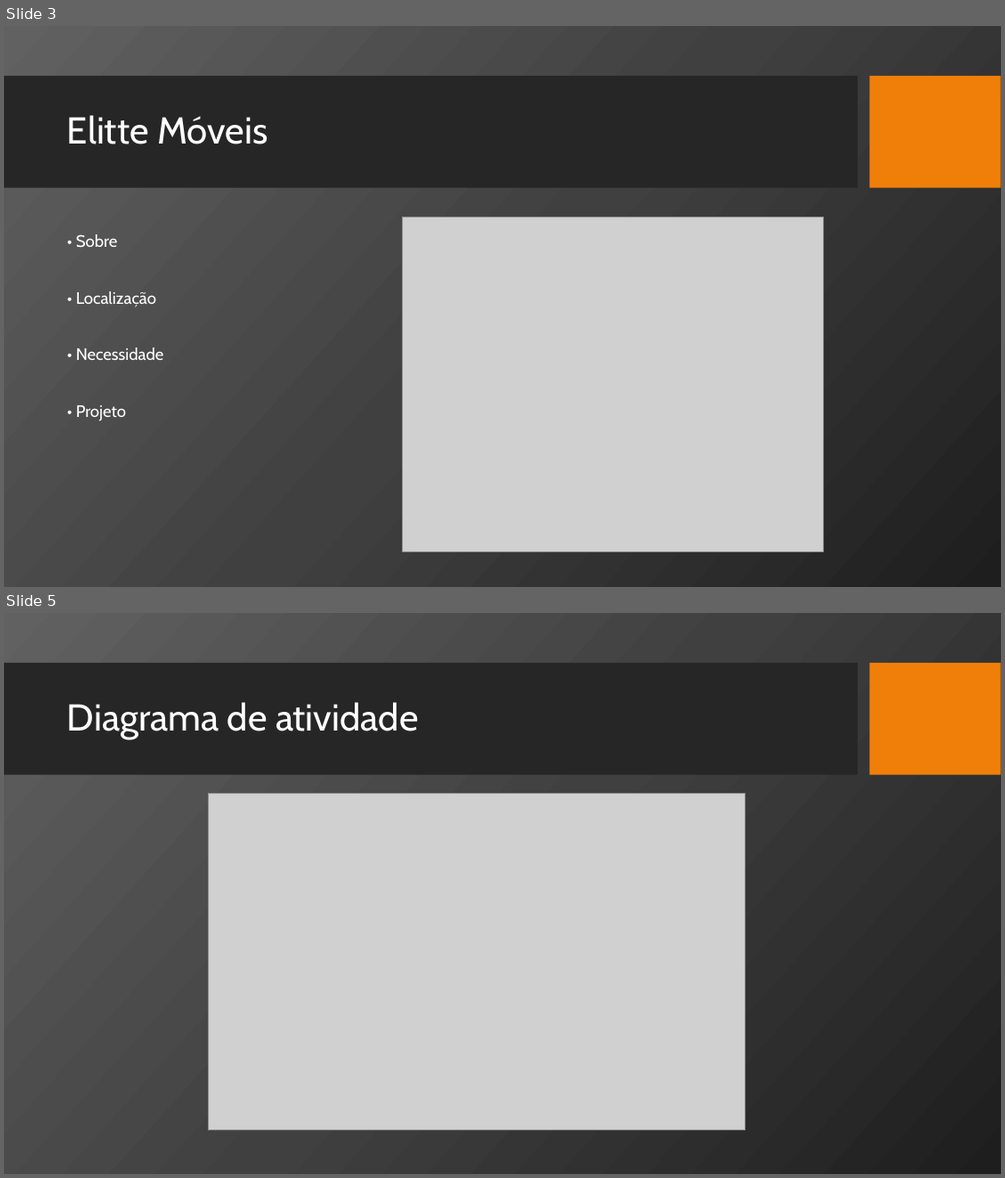
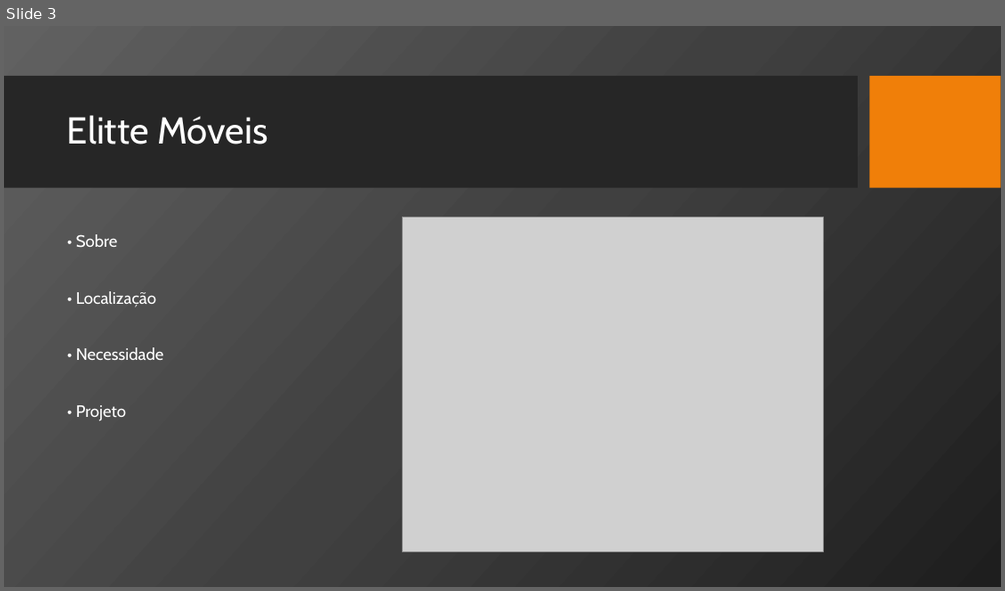
Before and after one commit to DaviSanttos/ElitteM, a slide deck: elitteMoveis-planejamento/Documentos -apresentação/Gerenciamento de Estoque-1.pptx. Shown one above the other, each under a label of ours: slides 3 and 5 before the commit, slide 3 after it; the slides between them are not shown. The pictures are 1005x1178 and 1005x591 pixels, drawn with LibreOffice and Linux fonts; fonts in the diff are those of the drawing; grey boxes stand for pictures; background and template pictures are left out. Boxes give left, top, right and bottom in pixels: in the first picture for what was removed or moved away, otherwise in the second. Text is boxed around its words. In the diff, an @@ line names an element or a change of style, - is before the commit and + after.

```diff
--- a/elitteMoveis-planejamento/Documentos -apresentação/Gerenciamento de Estoque-1.pptx
+++ b/elitteMoveis-planejamento/Documentos -apresentação/Gerenciamento de Estoque-1.pptx
@@ slide 5 removed at box(4, 613, 1001, 1174), background picture (left out); not listed: 2 template elements that a slide beside it also shows @@
@@ title removed at box(67, 702, 419, 739) @@
-Diagrama de atividade
@@ picture removed at box(208, 793, 745, 1130) @@
```
Also in this commit, not shown: 6 other slides removed, 23 other files.
